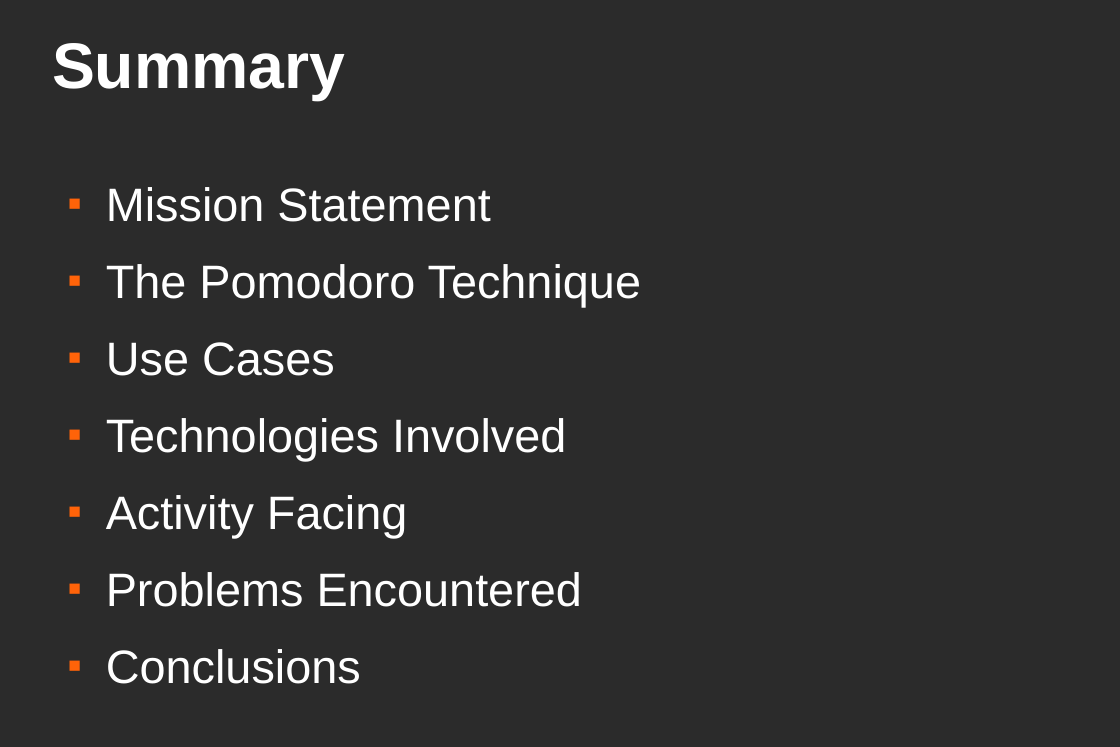
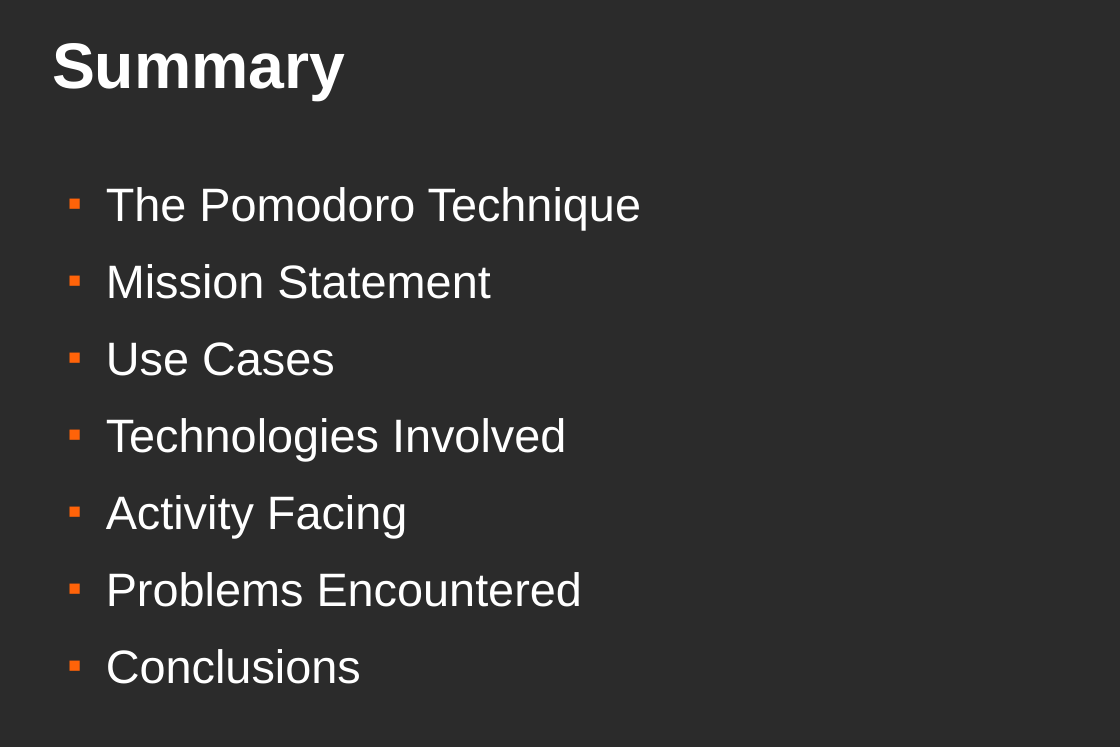
Before and after one commit to dgraziotin/Pomotux, a slide deck: slide 2 of docs/Project_Presentation.odp. Drawn at 1120x747 pixels with LibreOffice and Linux fonts; fonts in the diff are those of the drawing; background and template pictures are left out; a plain dark background stands for a picture behind light text. Boxes give left, top, right and bottom in pixels: in the first picture for what was removed or moved away, otherwise in the second. Text is boxed around its words. In the diff, an @@ line names an element or a change of style, - is before the commit and + after.

```diff
--- a/docs/Project_Presentation.odp
+++ b/docs/Project_Presentation.odp
@@ text at <box>106,187,641,230</box>: paragraph added @@
+■ The Pomodoro Technique
@@ text at <box>106,264,641,307</box>: paragraph removed @@
-■ The Pomodoro Technique
```
Also in this commit, not shown: 2 other slides changed, 3 slides added, 8 other files.
